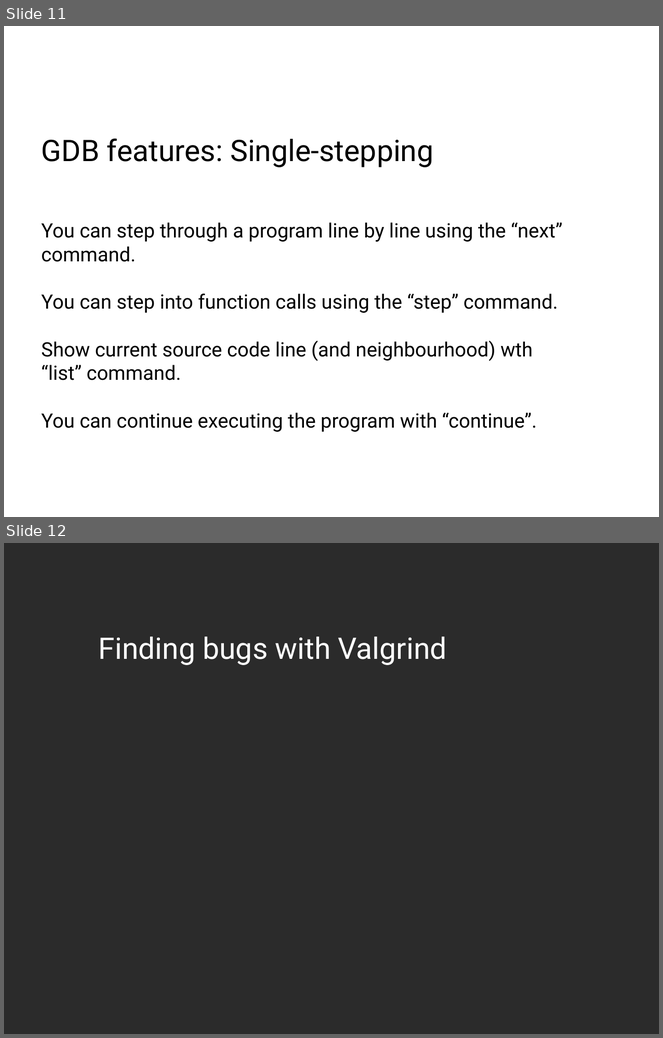
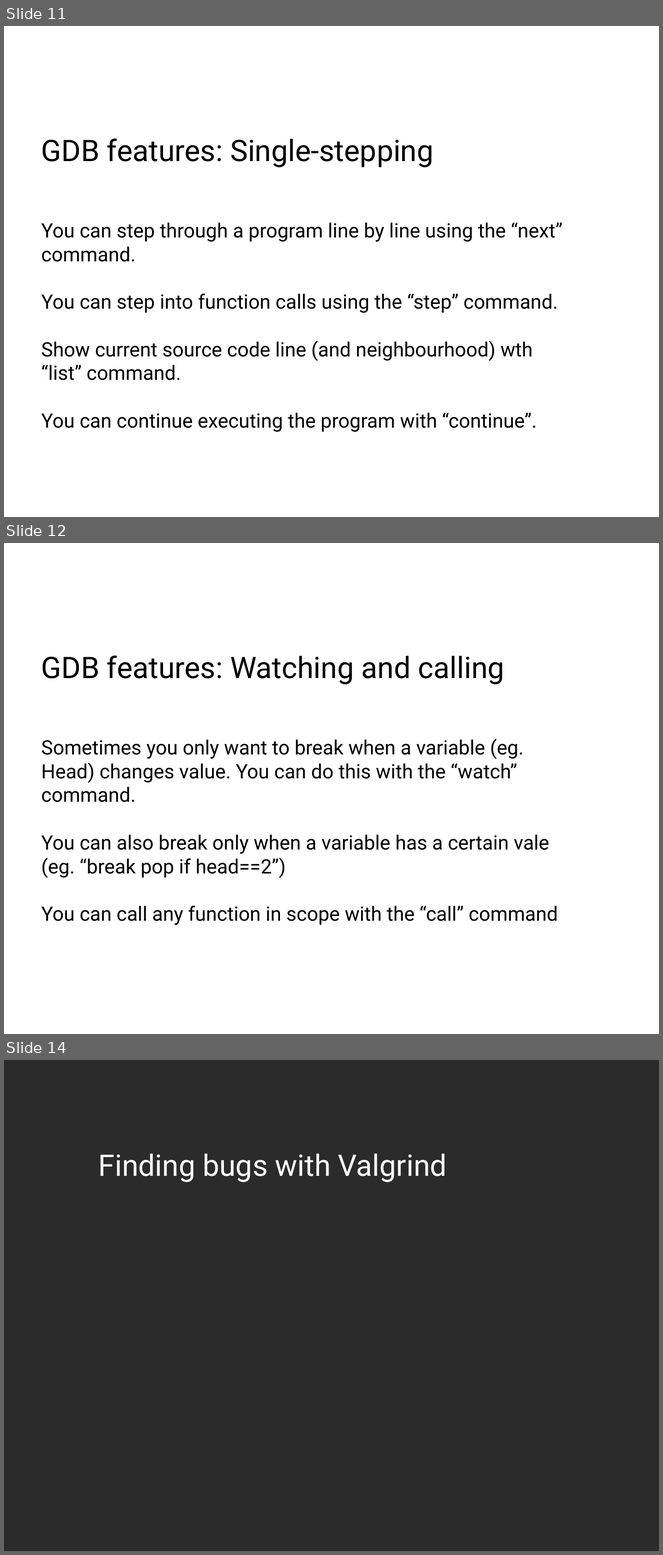
Before and after one commit to dneary/linux-devel-tools-tutorial, a slide deck: Linux Devtools.odp. Shown one above the other, each under a label of ours: slides 11 and 12 before the commit, slides 11, 12 and 14 after it; the slides between them are not shown. The pictures are 663x1038 and 663x1555 pixels, drawn with LibreOffice and Linux fonts; fonts in the diff are those of the drawing; background and template pictures are left out; a plain dark background stands for a picture behind light text. Boxes give left, top, right and bottom in pixels: in the first picture for what was removed or moved away, otherwise in the second. Text is boxed around its words. In the diff, an @@ line names an element or a change of style, - is before the commit and + after.

```diff
--- a/Linux Devtools.odp
+++ b/Linux Devtools.odp
@@ slide 12 added at (x1=4, y1=543, x2=659, y2=1034), background #FFFFFF @@
@@ text added at (x1=41, y1=655, x2=505, y2=684), 36 pt, text #000000 @@
+GDB features: Watching and calling
@@ text added at (x1=41, y1=739, x2=558, y2=925), 24 pt, text #000000 @@
+Sometimes you only want to break when a variable (eg. Head) changes value. You can do this with the “watch” command.
+You can also break only when a variable has a certain vale (eg. “break pop if head==2”)
+You can call any function in scope with the “call” command
@@ what was slide 12 is now slide 14 @@
```
Also in this commit, not shown: 2 slides changed, 10 other slides added, 1 slide removed, 2 other files.
